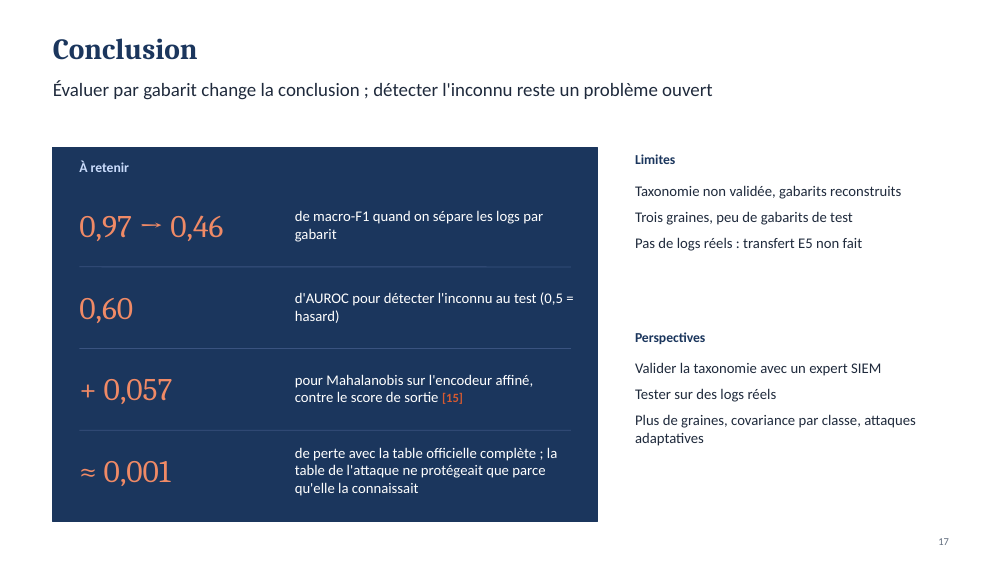
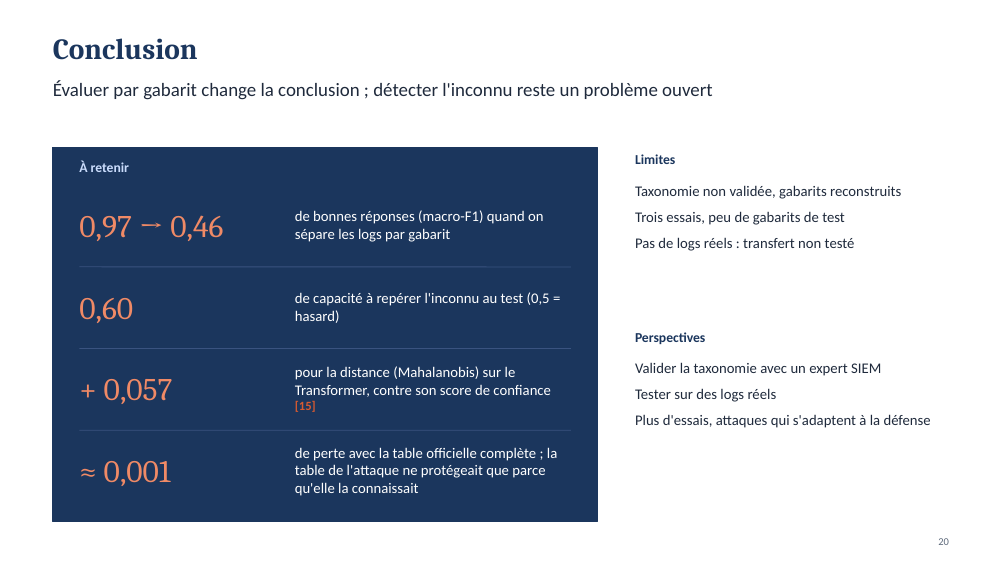
Before and after one commit to MADENIYOU/siem-open-world-log-classification, a slide deck: slide 20 of presentation/Soutenance_SIEM_monde_ouvert.pptx (slide 17 before the commit). Drawn at 1008x567 pixels with LibreOffice and Linux fonts; fonts in the diff are those of the drawing. Boxes give left, top, right and bottom in pixels: in the first picture for what was removed or moved away, otherwise in the second. Text is boxed around its words. In the diff, an @@ line names an element or a change of style, - is before the commit and + after.

```diff
--- a/presentation/Soutenance_SIEM_monde_ouvert.pptx
+++ b/presentation/Soutenance_SIEM_monde_ouvert.pptx
@@ text at (295,210,543,242): text changed @@
-de macro-F1 quand on sépare les logs par gabarit
+de bonnes réponses (macro-F1) quand on sépare les logs par gabarit
@@ text at (635,211,855,251): text changed @@
-Trois graines, peu de gabarits de test
-Pas de logs réels : transfert E5 non fait
+Trois essais, peu de gabarits de test
+Pas de logs réels : transfert non testé
@@ text at (295,292,550,323): text changed @@
-d'AUROC pour détecter l'inconnu au test (0,5 = hasard)
+de capacité à repérer l'inconnu au test (0,5 = hasard)
@@ text at (295,366,551,412): text changed @@
-pour Mahalanobis sur l'encodeur affiné, contre le score de sortie [15]
+pour la distance (Mahalanobis) sur le Transformer, contre son score de confiance [15]
@@ text at (635,414,931,428): text changed @@
-Plus de graines, covariance par classe, attaques adaptatives
+Plus d'essais, attaques qui s'adaptent à la défense
@@ page number at (938,538,949,545): text changed @@
-17
+20
```
Also in this commit, not shown: 16 other slides changed, 3 slides added, 3 other files.
